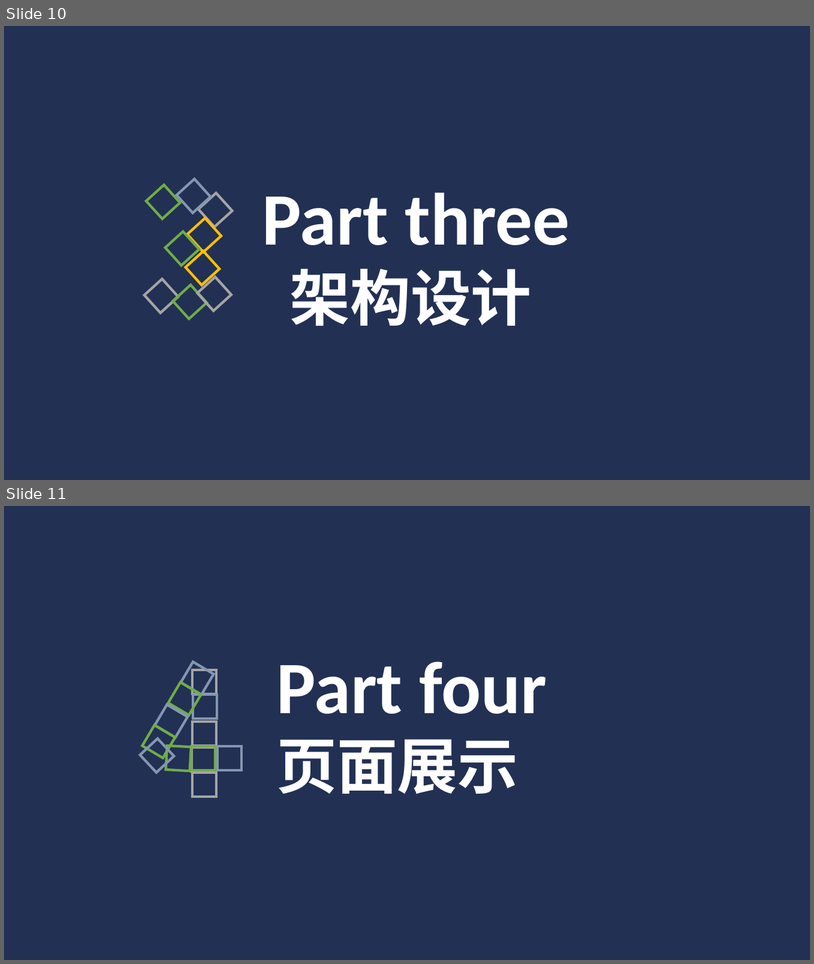
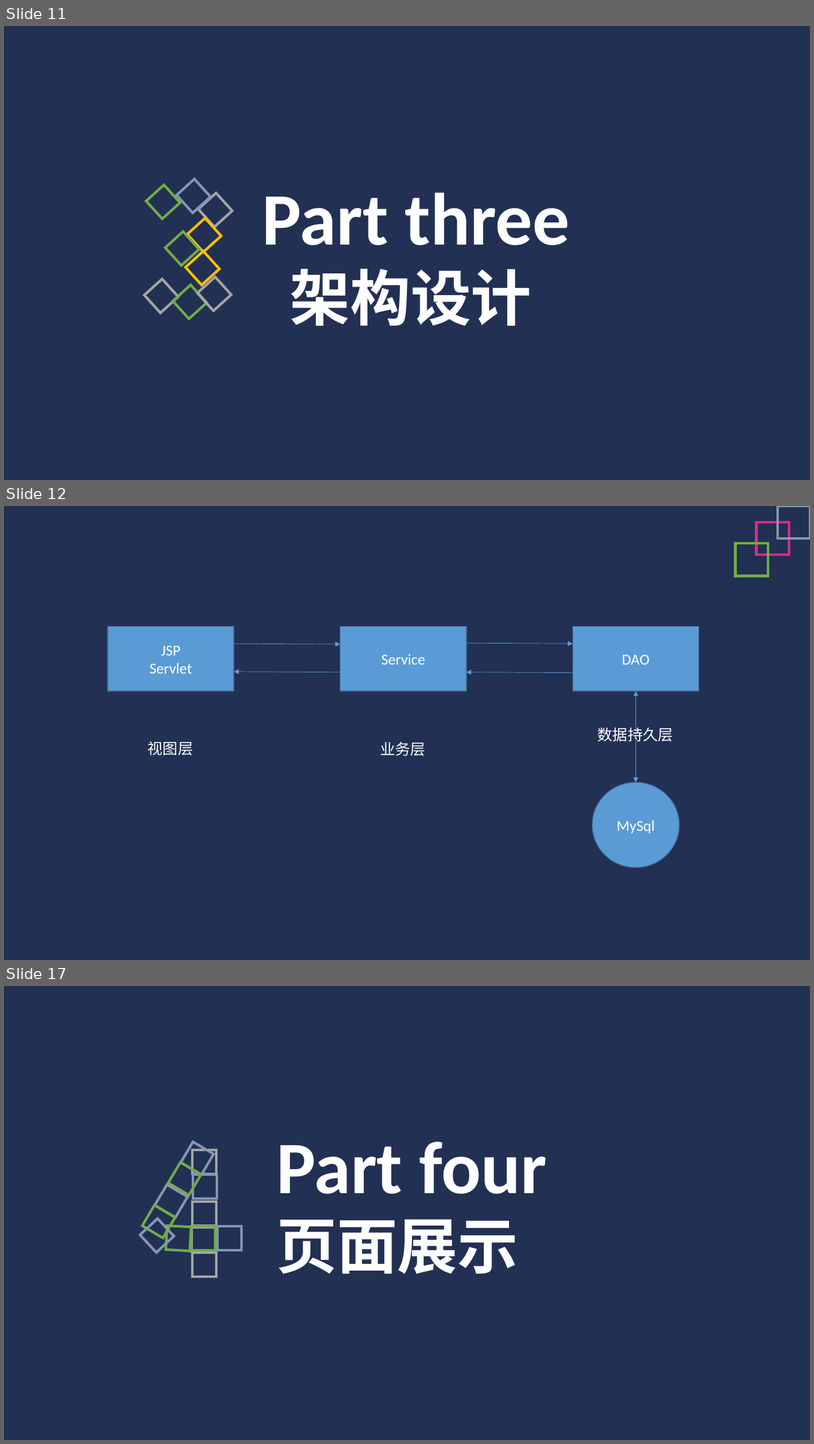
Before and after one commit to Glossy/WebEngineering, a slide deck: tasks/展示.pptx. Shown one above the other, each under a label of ours: slides 10 and 11 before the commit, slides 11, 12 and 17 after it; the slides between them are not shown. The pictures are 814x964 and 814x1444 pixels, drawn with LibreOffice and Linux fonts; fonts in the diff are those of the drawing. Boxes give left, top, right and bottom in pixels: in the first picture for what was removed or moved away, otherwise in the second. Text is boxed around its words. In the diff, an @@ line names an element or a change of style, - is before the commit and + after.

```diff
--- a/tasks/展示.pptx
+++ b/tasks/展示.pptx
@@ slide 12 added at box(4, 506, 810, 960), background #FFFFFF; not listed: 2 template elements that a slide beside it also shows @@
@@ rectangle added at box(757, 522, 790, 555), outline #DA2B89 3 pt @@
@@ rectangle added at box(778, 506, 810, 538), outline #8497B0 3 pt @@
@@ rectangle added at box(736, 544, 768, 576), outline #70AD47 3 pt @@
@@ rectangle added at box(108, 627, 234, 691), fill #5B9BD5, outline #43739E 1 pt, 18 pt, text #FFFFFF @@
+JSP
+Servlet
@@ rectangle added at box(341, 627, 466, 691), fill #5B9BD5, outline #43739E 1 pt, 18 pt, text #FFFFFF @@
+Service
@@ rectangle added at box(573, 627, 699, 691), fill #5B9BD5, outline #43739E 1 pt, 18 pt, text #FFFFFF @@
+DAO
@@ arrow added from (234, 643) to (341, 644), #5B9BD5 0.5 pt @@
@@ arrow added from (467, 643) to (573, 643), #5B9BD5 0.5 pt @@
@@ arrow added from (341, 672) to (234, 672), #5B9BD5 0.5 pt @@
@@ arrow added from (573, 672) to (467, 672), #5B9BD5 0.5 pt @@
@@ double arrow added from (636, 691) to (636, 783), #5B9BD5 0.5 pt @@
@@ text added at box(598, 724, 674, 744), 18 pt, text #FFFFFF @@
+数据持久层
@@ text added at box(148, 741, 194, 755), 18 pt, text #FFFFFF @@
+视图层
@@ text added at box(380, 742, 426, 756), 18 pt, text #FFFFFF @@
+业务层
@@ ellipse added at box(593, 783, 680, 868), fill #5B9BD5, outline #43739E 1 pt, 18 pt, text #FFFFFF @@
+MySql
@@ what was slide 10 is now slide 11 @@
@@ what was slide 11 is now slide 17 @@
```
Also in this commit, not shown: 13 other slides added.
